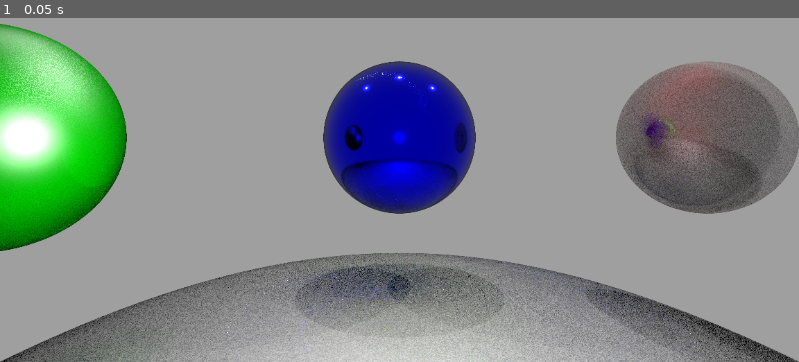
Above: before the commit, frame 1.
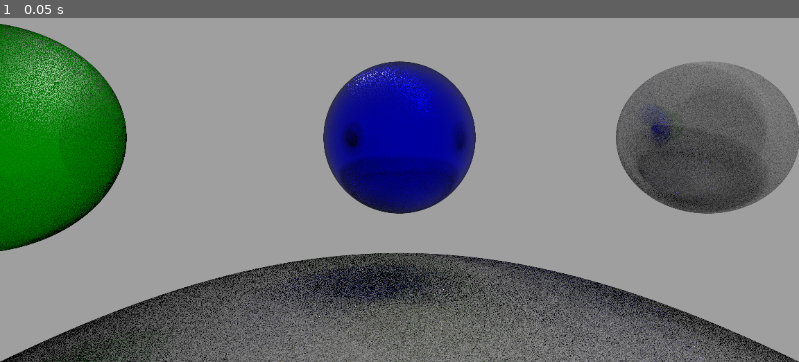
Above: after the commit, the same moment.

Repository: Robert-W-Ward/godot-path-tracer
Game: Godot game, scene res://main.tscn
The game is run twice, just before and just after one commit, with the same random seed, the same clock (stepped at 60 frames per second) and the same inputs.
Inputs:
- Up to frame 1 (0.05 s): no input

The runs differ from the first frame. In frame 1, 31% of the frame differs, in the area x 0-100%, y 1-100%.

Commit message:
added demo image

Diff:
--- a/pathtracer.gdshader
+++ b/pathtracer.gdshader
@@ -69,8 +69,8 @@
 	// id,type,roughness,metallic,ior,color,specular,shininess
 	Material(0,LAMBERTIAN,0.0,0.0,1.0,vec4(1.0,1.0,1.0,1.0),vec4(1.0,1.0,1.0,0.0),1.0), // White lambertian material
 	Material(1,LAMBERTIAN,0.0,0.0,1.0,vec4(0.0,1.0,0.0,1.0),vec4(1.0,1.0,1.0,1.0),10.0), // Green lambertian material
-	Material(2,METALLIC,.1,1.0,1.0,vec4(.0,.0,1.0,1.0),vec4(1.0,1.0,1.0,0.0),1.0), // Blue Metallic material
-	Material(3,DIELECTRIC,0.6,1.0,1.5,vec4(1.0,0.0,0.0,1.0),vec4(1.0,1.0,1.0,0.1),0.0)  // Red Dielectric material
+	Material(2,METALLIC,.3,1.0,1.0,vec4(.0,.0,1.0,1.0),vec4(1.0,1.0,1.0,0.0),1.0), // Blue Metallic material
+	Material(3,DIELECTRIC,0.8,1.0,1.5,vec4(1.0,0.0,0.0,1.0),vec4(1.0,1.0,1.0,0.1),0.0)  // Red Dielectric material
 );
 
 float random(vec2 st){
@@ -419,7 +419,7 @@
 	// Sample the Area light first
 	directLight += CalcAreaLightContrib(P,N,V,F0,mat);
 	// Then do point lights
-	directLight += CalcPointLightContrib(P,N,V,F0,mat);
+	//directLight += CalcPointLightContrib(P,N,V,F0,mat);
 	return directLight;
 }
 void swap(out float A, out float B){
Binary file added: dielectric-metallic-brdfs.png
Not shown, added: README.md
